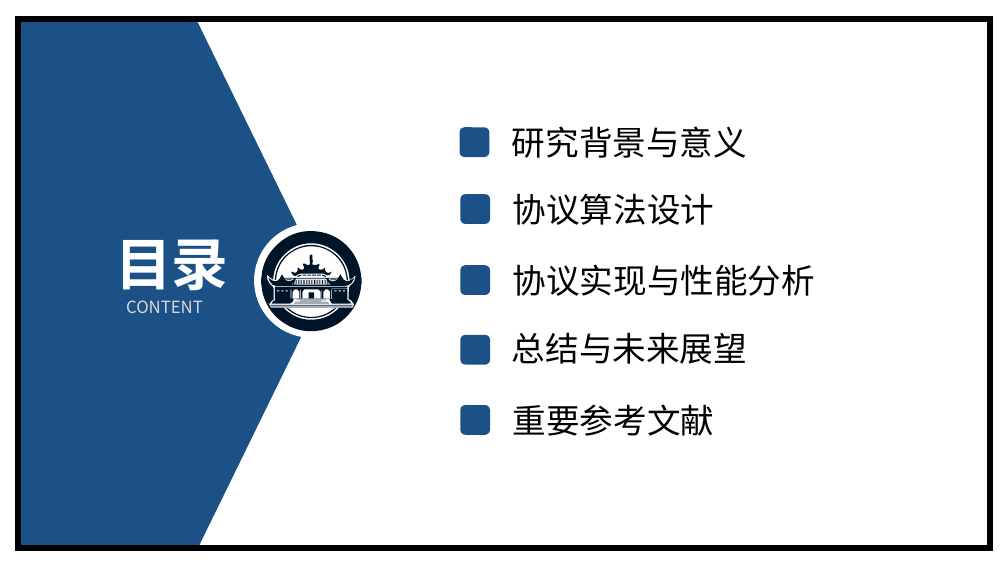
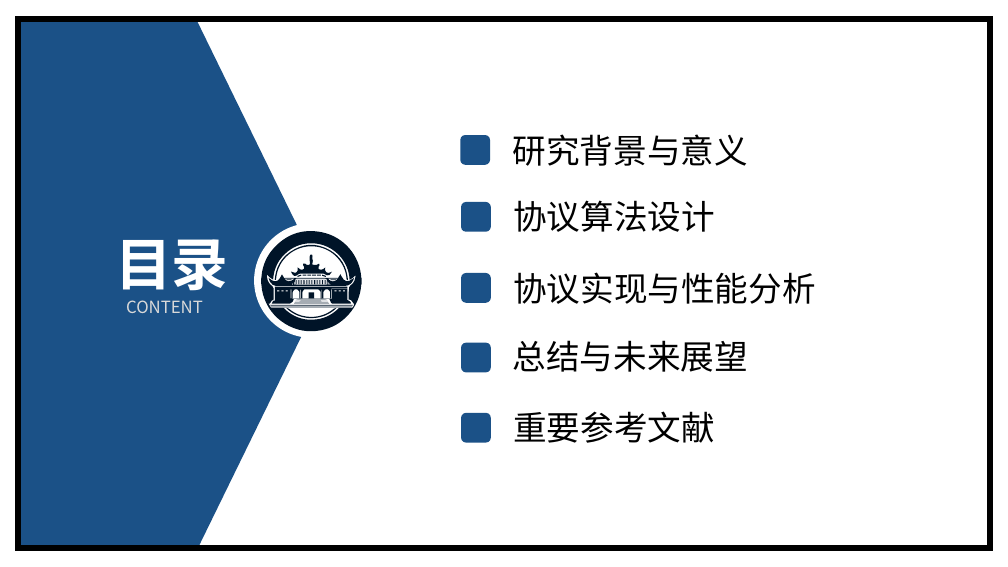
Before and after one commit to jerry-luo-zl/Searchable-Encrption-MC-JXT, a slide deck: slide 2 of pre/毕设答辩-罗之龙.pptx. Drawn at 1008x567 pixels with LibreOffice and Linux fonts; fonts in the diff are those of the drawing. Boxes give left, top, right and bottom in pixels: in the first picture for what was removed or moved away, otherwise in the second. Text is boxed around its words. In the diff, an @@ line names an element or a change of style, - is before the commit and + after.

```diff
--- a/pre/毕设答辩-罗之龙.pptx
+++ b/pre/毕设答辩-罗之龙.pptx
@@ 6 rounded rectangles, 5 texts moved together from (x1=426, y1=126, x2=815, y2=436) to (x1=427, y1=134, x2=815, y2=443) @@
@@ rounded rectangle moved from (x1=464, y1=320, x2=532, y2=379) to (x1=465, y1=327, x2=533, y2=386) @@
@@ rounded rectangle moved from (x1=426, y1=411, x2=495, y2=470) to (x1=427, y1=418, x2=495, y2=477) @@
```
Also in this commit, not shown: 12 other slides changed, 1 slide removed, 9 other files.
